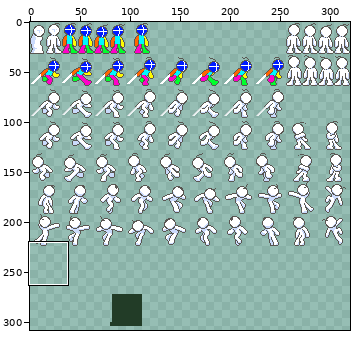
Two versions of one pixel-art file, assets/game/character/Player.aseprite. Above: a wide view before the commit, with the close-up outlined.
Close-up. The starting point:
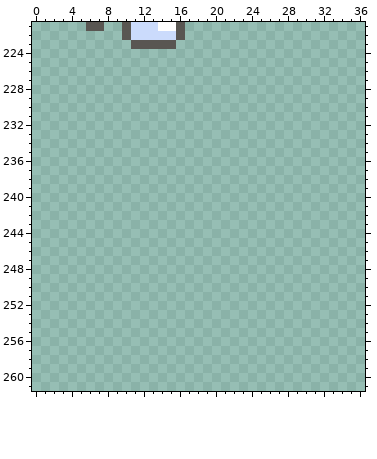
320x320 pixels, 1 frame. Shown: x 0..36, y 221..261. The wide view leaves out empty margins.
Now the later version:
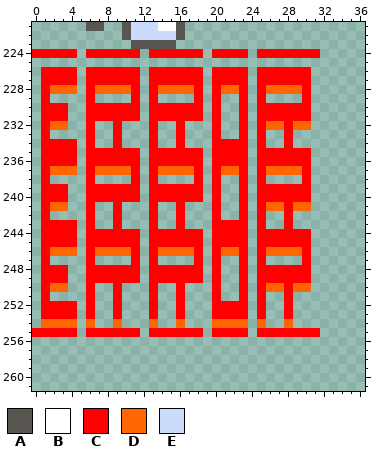
Palette (. is transparent): A #595652  B #ffffff  C #ff0000  D #ff6500  E #cbdbfc
The edit:
--- layer "Flattened"
@@ x 0..36 @@
 223 ...........AAAAA.....................
-224 .....................................
+224 CCCCC.CCCCCC.CCCCCC.CCCC.CCCCCCC.....
 225 .....................................
-226 .....................................
-227 .....................................
-228 .....................................
-229 .....................................
-230 .....................................
-231 .....................................
-232 .....................................
-233 .....................................
-234 .....................................
-235 .....................................
-236 .....................................
-237 .....................................
-238 .....................................
-239 .....................................
-240 .....................................
-241 .....................................
-242 .....................................
-243 .....................................
-244 .....................................
-245 .....................................
-246 .....................................
-247 .....................................
-248 .....................................
-249 .....................................
-250 .....................................
-251 .....................................
-252 .....................................
-253 .....................................
-254 .....................................
-255 .....................................
+226 .CCCC.CCCCCC.CCCCCC.CCCC.CCCCCC......
+227 .CCCC.CCCCCC.CCCCCC.CCCC.CCCCCC......
+228 .CDDD.CDDDDC.CDDDDC.CDDC.CDDDDC......
+229 .C....C....C.C....C.C..C.C....C......
+230 .CCC..CCCCCC.CCCCCC.C..C.CCCCCC......
+231 .CCC..CCCCCC.CCCCCC.C..C.CCCCCC......
+232 .CDD..C..C...C..C...C..C.CDDCDD......
+233 .C....C..C...C..C...C..C.C..C........
+234 .CCCC.C..C...C..C...CCCC.C..C........
+235 .CCCC.CCCCCC.CCCCCC.CCCC.CCCCCC......
+236 .CCCC.CCCCCC.CCCCCC.CCCC.CCCCCC......
+237 .CDDD.CDDDDC.CDDDDC.CDDC.CDDDDC......
+238 .C....C....C.C....C.C..C.C....C......
+239 .CCC..CCCCCC.CCCCCC.C..C.CCCCCC......
+240 .CCC..CCCCCC.CCCCCC.C..C.CCCCCC......
+241 .CDD..C..C...C..C...C..C.CDDCDD......
+242 .C....C..C...C..C...C..C.C..C........
+243 .CCCC.C..C...C..C...CCCC.C..C........
+244 .CCCC.CCCCCC.CCCCCC.CCCC.CCCCCC......
+245 .CCCC.CCCCCC.CCCCCC.CCCC.CCCCCC......
+246 .CDDD.CDDDDC.CDDDDC.CDDC.CDDDDC......
+247 .C....C....C.C....C.C..C.C....C......
+248 .CCC..CCCCCC.CCCCCC.C..C.CCCCCC......
+249 .CCC..CCCCCC.CCCCCC.C..C.CCCCCC......
+250 .CDD..C..C...C..C...C..C.CDDCDD......
+251 .C....C..C...C..C...C..C.C..C........
+252 .CCCC.C..C...C..C...CCCC.C..C........
+253 .CCCC.C..C...C..C...CCCC.C..C........
+254 .DDDD.D..D...D..D...DDDD.D..D........
+255 CCCCC.CCCCCC.CCCCCC.CCCC.CCCCCCC.....
 256 .....................................
Where, in picture pixels (left, top, right, bottom), the same in both close-ups:
added: (32, 49, 320, 337)
